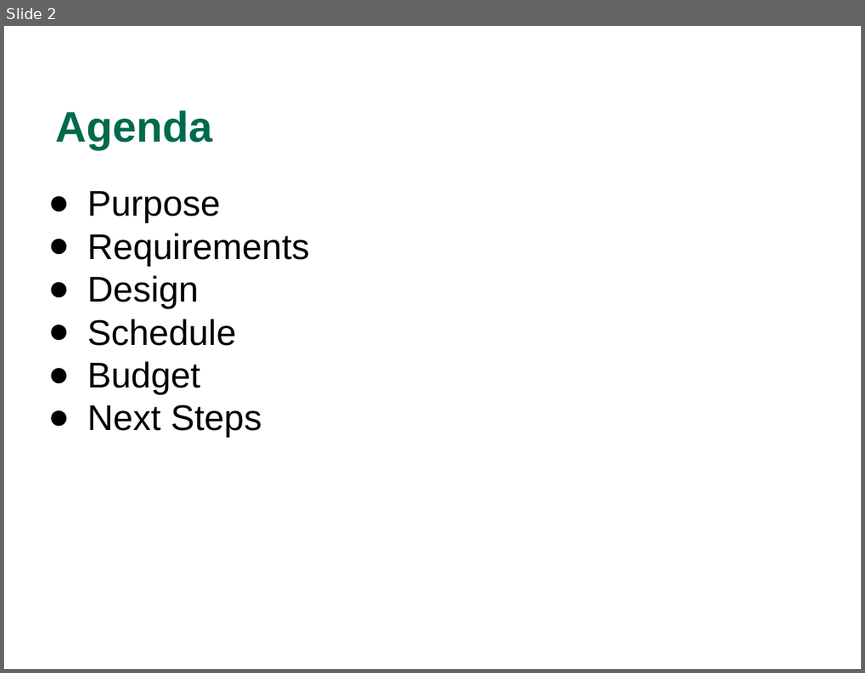
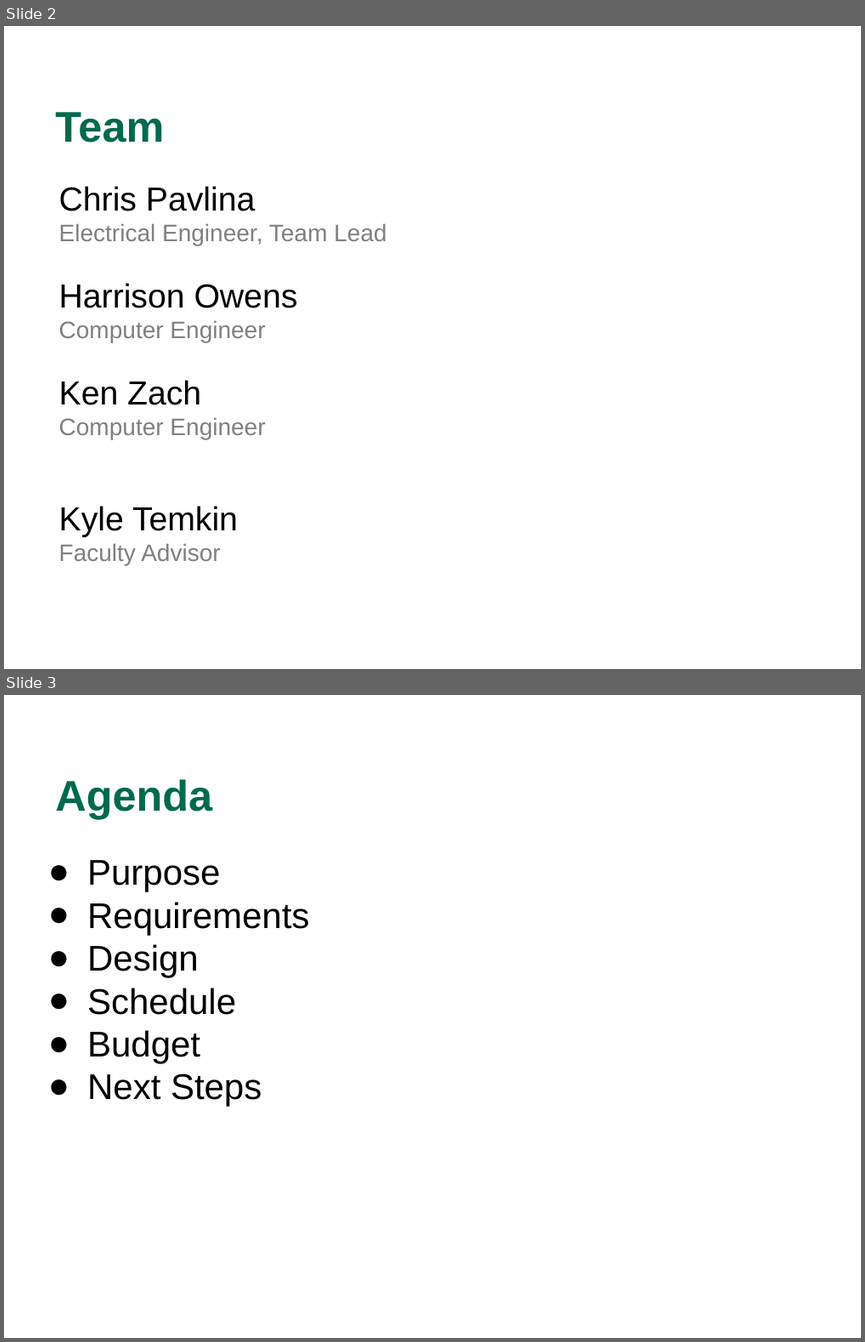
Before and after one commit to WCP52/docs, a slide deck: official/WCP52 Gain-Phase Final Presentation.pptx. Shown one above the other, each under a label of ours: slide 2 before the commit, slides 2 and 3 after it. The pictures are 865x673 and 865x1342 pixels, drawn with LibreOffice and Linux fonts; fonts in the diff are those of the drawing; background and template pictures are left out. Boxes give left, top, right and bottom in pixels: in the first picture for what was removed or moved away, otherwise in the second. Text is boxed around its words. In the diff, an @@ line names an element or a change of style, - is before the commit and + after.

```diff
--- a/official/WCP52 Gain-Phase Final Presentation.pptx
+++ b/official/WCP52 Gain-Phase Final Presentation.pptx
@@ slide 2 added at [4,26,861,669], background picture (left out) @@
@@ title added at [55,112,164,142], 36 pt, text #006A4D, bold @@
+Team
@@ text added at [59,186,386,565], 20 pt, text #808080 @@
+Chris Pavlina
+Electrical Engineer, Team Lead
+Harrison Owens
+Computer Engineer
+Ken Zach
+Computer Engineer
+Kyle Temkin
+Faculty Advisor
@@ what was slide 2 is now slide 3 @@
```
Also in this commit, not shown: 7 slides changed, 1 other slide added, 1 slide removed.
